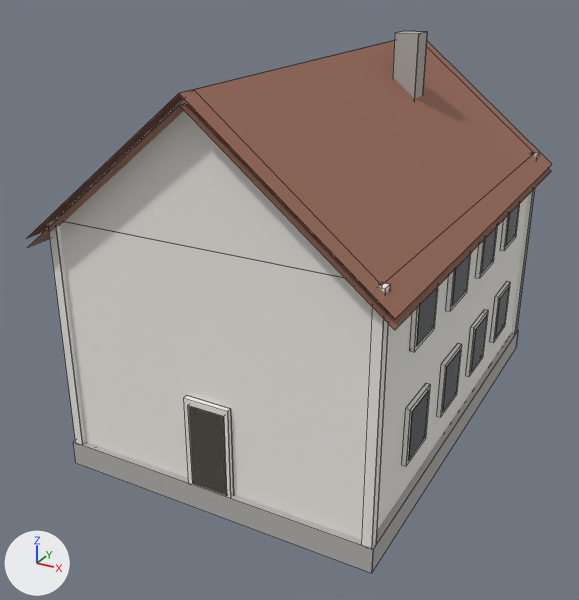
The Blender file assets/environment/blender/house.blend: old version first, new version second.
Before and after are seen from a 50 mm lens placed at (8.5, -17.43, 10.91), pointed at (-0.51, -1.05, 2.72). Arrows for +X, +Y and +Z are at lower left; the lights stay in place. The picture after the commit comes second. Mesh edges are drawn as thin lines. Objects named as collision shapes, trigger or cutter boxes, shadow casters or lower levels of detail are left out.

The first picture shows 'house_LOD0'.
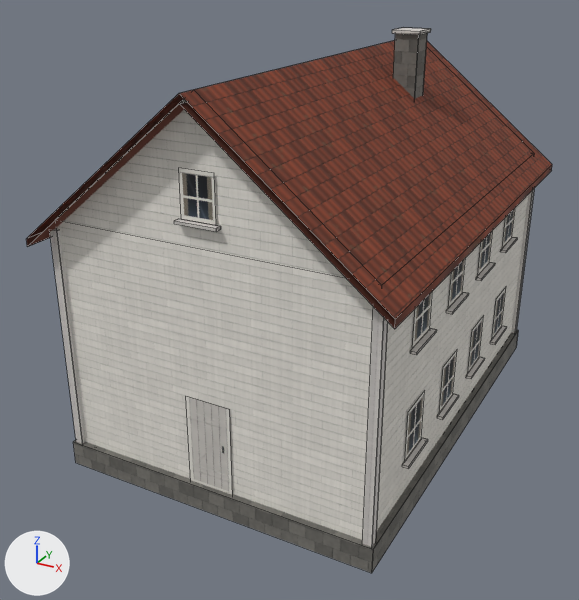
Edits to the bpy script that builds the scene:
```text
Add mat_bld_rooftile:
    mat_bld_rooftile = bpy.data.materials.new('Bld_RoofTile')
    # uses the picture img_bld_roof_tile_alb_png
    # uses the picture img_bld_roof_tile_nrm_png
Add mat_bld_stone:
    mat_bld_stone = bpy.data.materials.new('Bld_Stone')
    # uses the picture img_bld_stone_alb_png
    # uses the picture img_bld_stone_nrm_png
Add mat_bld_sidinglap:
    mat_bld_sidinglap = bpy.data.materials.new('Bld_SidingLap')
    # uses the picture img_bld_siding_lap_alb_png
    # uses the picture img_bld_siding_lap_nrm_png
Add mat_bld_trim:
    mat_bld_trim = bpy.data.materials.new('Bld_Trim')
    # uses the picture img_bld_siding_board_alb_png
    # uses the picture img_bld_siding_board_nrm_png
Add mat_bld_window:
    mat_bld_window = bpy.data.materials.new('Bld_Window')
    # uses the picture img_bld_window_alb_png
    # uses the picture img_bld_window_nrm_png
Add mat_bld_door:
    mat_bld_door = bpy.data.materials.new('Bld_Door')
    # uses the picture img_bld_door_alb_png
    # uses the picture img_bld_door_nrm_png
Change me_house_lod0:
    remove me_house_lod0.from_pydata(...)  # 1006 vertices, 252 faces; spans x -4.2..4.2, y -5.95..5.95, z -0.55..9.0
    remove me_house_lod0.materials.append(mat_glass_dark)  # dark grey #454b50
    remove me_house_lod0.materials.append(mat_wood_weathered)  # beige #aa9e8e
    add me_house_lod0.from_pydata(...)  # 730 vertices, 183 faces; spans x -4.2..4.2, y -5.95..5.95, z -0.55..9.07
    me_house_lod0 part 1: the loose piece of 4 vertices spanning x -4.2..0.0, y -5.95..5.95, z 5.04..8.4 is moved by (0.0, 0.0, 0.02), in mat_bld_rooftile
    me_house_lod0 part 2: the loose piece of 4 vertices spanning x 0.0..4.2, y -5.95..5.95, z 5.04..8.4 is moved by (0.0, 0.0, 0.02), in mat_bld_rooftile
    me_house_lod0 part 3: the loose piece of 4 vertices spanning x 3.76..3.86, y -3.89..-2.71, z 0.91 is rebuilt with 4 vertices and now spans x 3.77..3.91, y -3.88..-2.72, z 0.91, in mat_bld_trim
    me_house_lod0 part 4: the loose piece of 4 vertices spanning x 3.76, y -3.89..-2.71, z 0.91..2.29 is rebuilt with 4 vertices and now spans x 3.79, y -3.8..-2.8, z 0.93..2.17, in mat_bld_window
    me_house_lod0 part 5: the loose piece of 4 vertices spanning x 3.76..3.86, y -1.69..-0.51, z 0.91 is rebuilt with 4 vertices and now spans x 3.77..3.91, y -1.68..-0.52, z 0.91, in mat_bld_trim
    me_house_lod0 part 6: the loose piece of 4 vertices spanning x 3.76, y -1.69..-0.51, z 0.91..2.29 is rebuilt with 4 vertices and now spans x 3.79, y -1.6..-0.6, z 0.93..2.17, in mat_bld_window
    me_house_lod0 part 7: 205 loose pieces with 820 vertices, spanning x -3.87..3.87, y -5.61..5.61, z 0.0..5.6, are deleted
    me_house_lod0 part 8: 72 vertices removed from x -3.86..3.86, y -5.61..5.61, z 0.0..5.6; 616 vertices added at x -4.2..4.2, y -5.95..5.95, z 0.0..9.07
    me_house_lod0 part 9: 12 faces spanning x -3.9..3.9, y -5.65..5.65, z -0.55..9.0 switch from mat_stone_foundation (grey #b3b1ad) to mat_bld_stone
    me_house_lod0 part 10: 8 faces spanning x -3.75..3.75, y -5.5..5.5, z 0.0..8.6 switch from mat_paint_white (white #efede7) to mat_bld_sidinglap
    me_house_lod0 part 11: 2 faces spanning x -4.2..4.2, y -5.95..5.95, z 5.24..8.6 switch from mat_roof_tile (brown #9b6c59) to mat_bld_rooftile
    other edits to the shape of me_house_lod0 do not show in these pictures
    add me_house_lod0.materials.append(mat_bld_window)
    add me_house_lod0.materials.append(mat_bld_trim)
    add me_house_lod0.materials.append(mat_bld_door)
```

Boxes [x1, y1, x2, y2] around the edits, measured in the pictures (579 x 600 px; the box of a moved part takes in the faces that stretch with it):
'house_LOD0', reshaped
    before: [26, 31, 552, 573]
    after: [26, 28, 552, 573]
part 1 of me_house_lod0, moved or reshaped
    before: [29, 105, 184, 247]
    after: [29, 104, 184, 246]
part 2 of me_house_lod0, moved or reshaped
    before: [180, 103, 551, 330]
    after: [180, 102, 395, 329]
part 3 of me_house_lod0, rebuilt (not visible before)
    after: [403, 438, 428, 466]
part 4 of me_house_lod0, rebuilt (not visible before)
    after: [405, 391, 425, 461]
part 5 of me_house_lod0, rebuilt (not visible before)
    after: [438, 394, 458, 417]
part 6 of me_house_lod0, rebuilt (not visible before)
    after: [439, 350, 457, 413]
part 7 of me_house_lod0, deleted
    before: [52, 153, 539, 547]
part 8 of me_house_lod0, cut back
    before: [48, 221, 462, 466]
    after: [26, 28, 552, 547]
part 9 of me_house_lod0, recoloured
    both: [73, 33, 518, 573]
part 10 of me_house_lod0, recoloured
    both: [60, 99, 528, 540]
part 11 of me_house_lod0, recoloured (darker)
    both: [26, 40, 552, 319]
